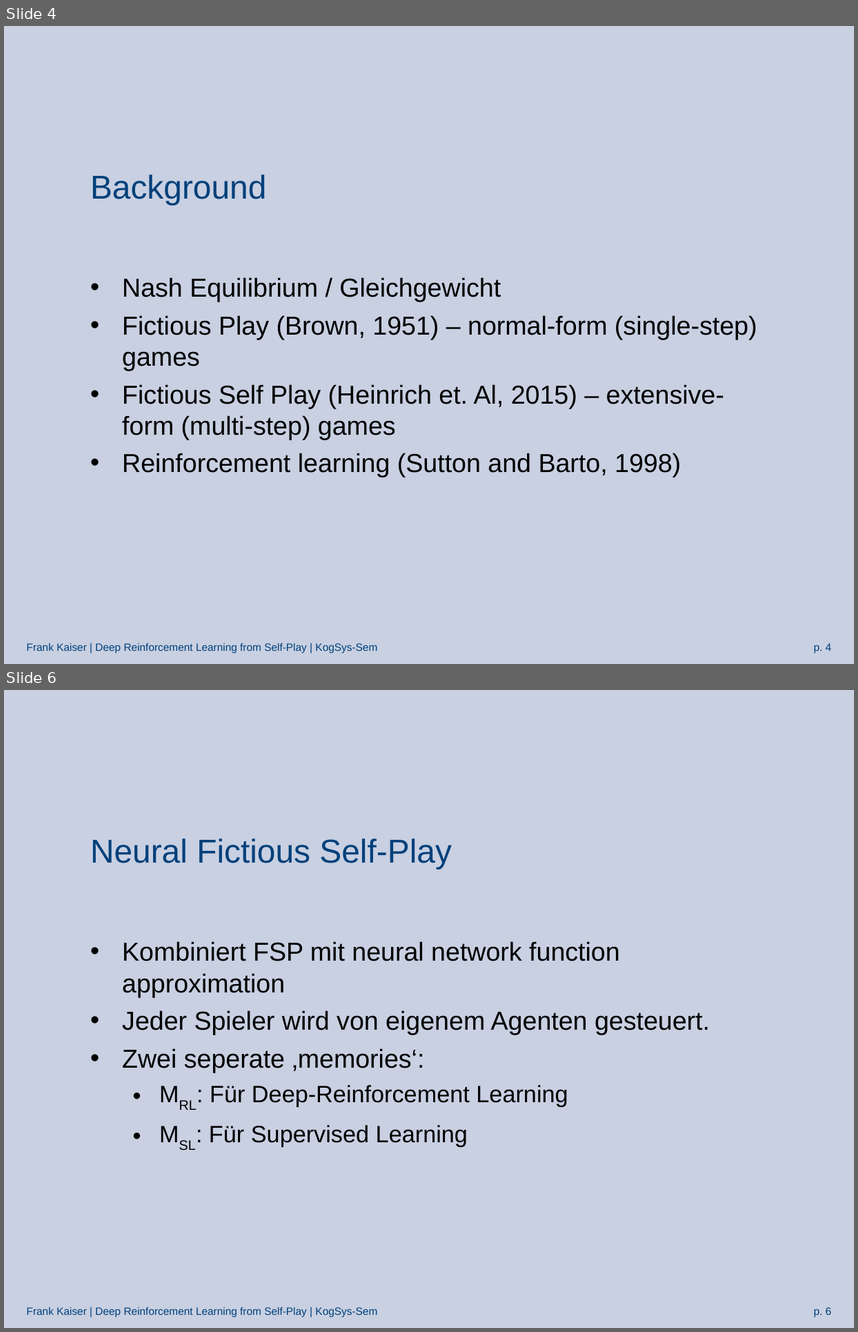
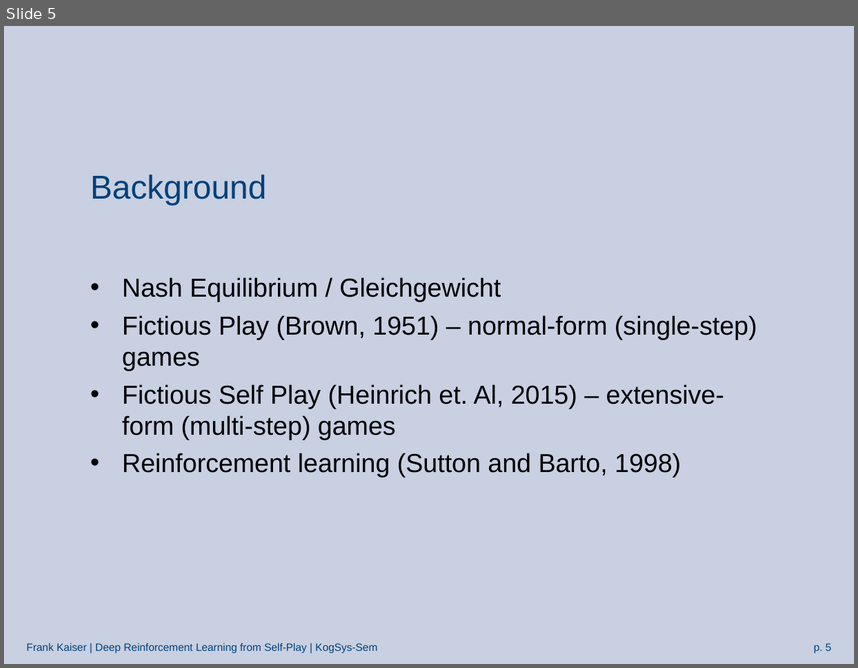
Before and after one commit to Arosares/studies, a slide deck: KogSys-Sem/Präsentation_nfsp.odp. Shown one above the other, each under a label of ours: slides 4 and 6 before the commit, slide 5 after it; the slides between them are not shown. The pictures are 858x1332 and 858x668 pixels, drawn with LibreOffice and Linux fonts; fonts in the diff are those of the drawing; background and template pictures are left out. Boxes give left, top, right and bottom in pixels: in the first picture for what was removed or moved away, otherwise in the second. Text is boxed around its words. In the diff, an @@ line names an element or a change of style, - is before the commit and + after.

```diff
--- a/KogSys-Sem/Präsentation_nfsp.odp
+++ b/KogSys-Sem/Präsentation_nfsp.odp
@@ slide 6 removed at box(4, 690, 854, 1328), background picture (left out); not listed: 2 template elements that a slide beside it also shows @@
@@ title removed at box(90, 838, 451, 869) @@
-Neural Fictious Self-Play
@@ text removed at box(122, 941, 710, 1147) @@
-• Kombiniert FSP mit neural network function approximation
-• Jeder Spieler wird von eigenem Agenten gesteuert.
-• Zwei seperate ‚memories‘:
-  • MRL: Für Deep-Reinforcement Learning
-  • MSL: Für Supervised Learning
@@ what was slide 4 is now slide 5 @@
@@ page number at box(814, 643, 832, 653): text changed @@
-p. 4
+p. 5
```
Also in this commit, not shown: 2 slides changed, 4 slides added, 1 other slide removed, 9 other files.
